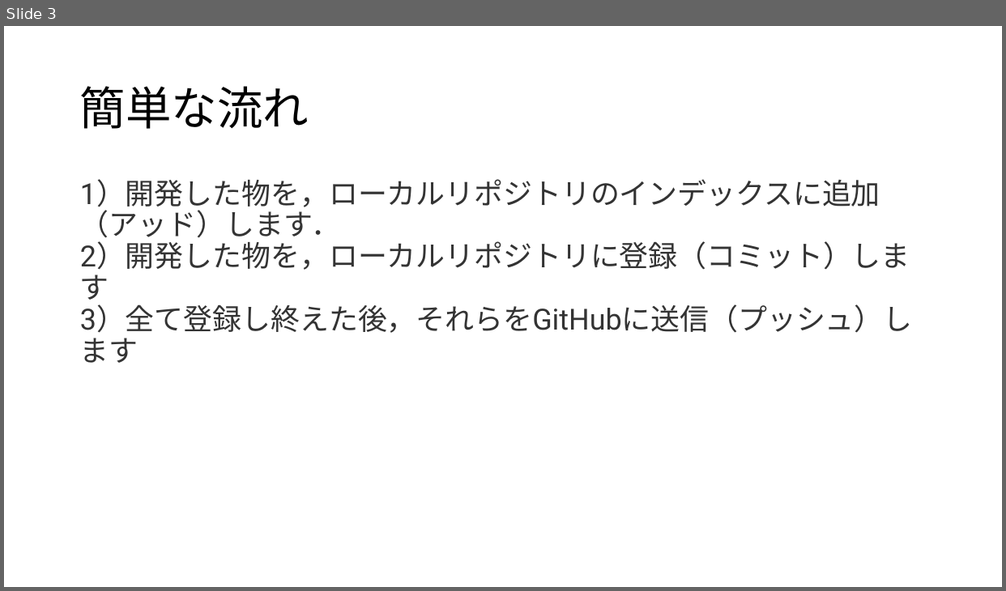
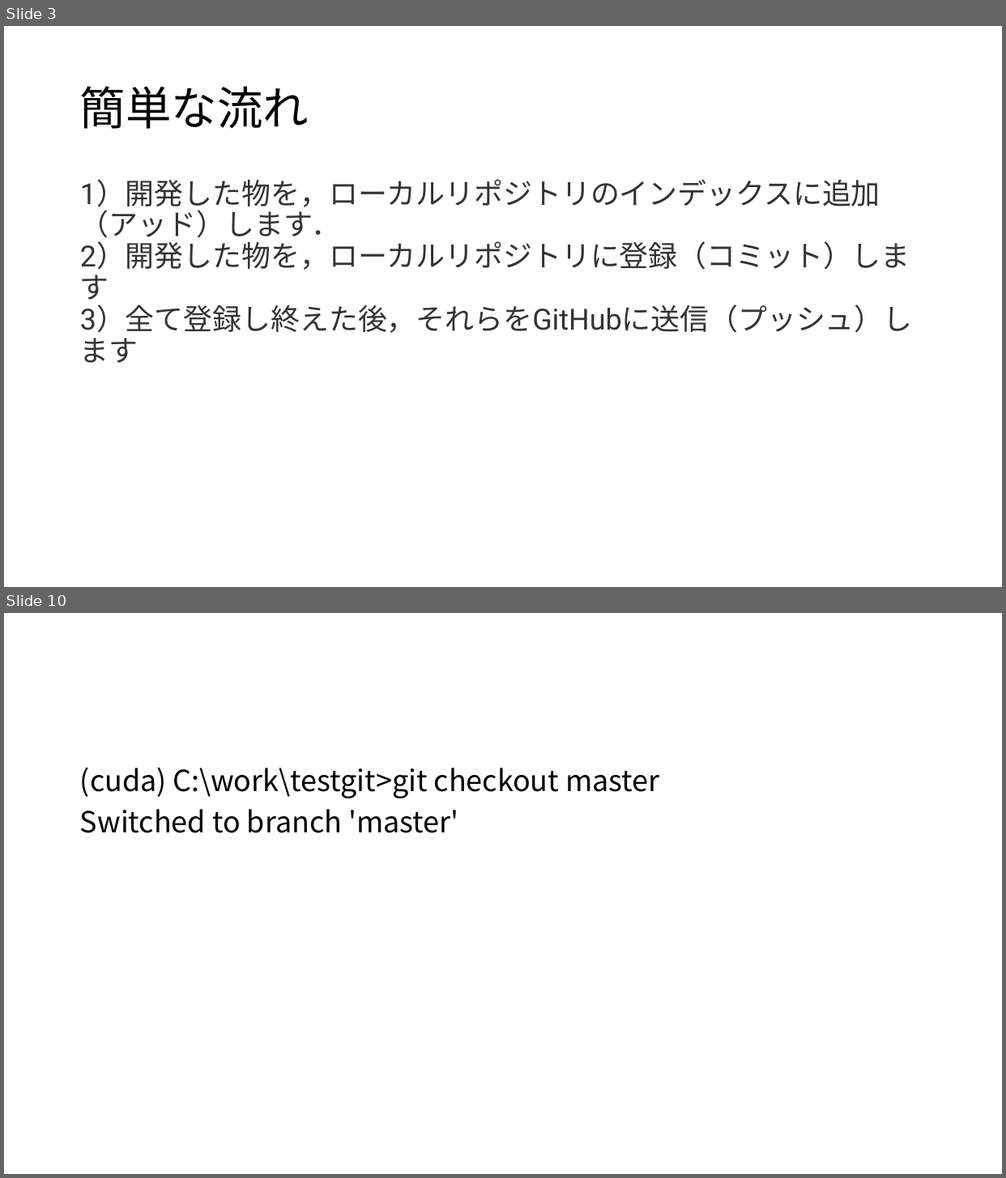
Before and after one commit to githubtarohario/gui, a slide deck: git.pptx. Shown one above the other, each under a label of ours: slide 3 before the commit, slides 3 and 10 after it; the slides between them are not shown. The pictures are 1006x591 and 1006x1178 pixels, drawn with LibreOffice and Linux fonts; fonts in the diff are those of the drawing. Boxes give left, top, right and bottom in pixels: in the first picture for what was removed or moved away, otherwise in the second. Text is boxed around its words. In the diff, an @@ line names an element or a change of style, - is before the commit and + after.

```diff
--- a/git.pptx
+++ b/git.pptx
@@ slide 10 added at (x1=4, y1=613, x2=1002, y2=1174), background #FFFFFF @@
@@ text added at (x1=80, y1=767, x2=659, y2=833), 28 pt, text #000000 @@
+(cuda) C:\work\testgit>git checkout master
+Switched to branch 'master'
```
Also in this commit, not shown: 3 slides changed, 5 other slides added, 8 slides removed.
